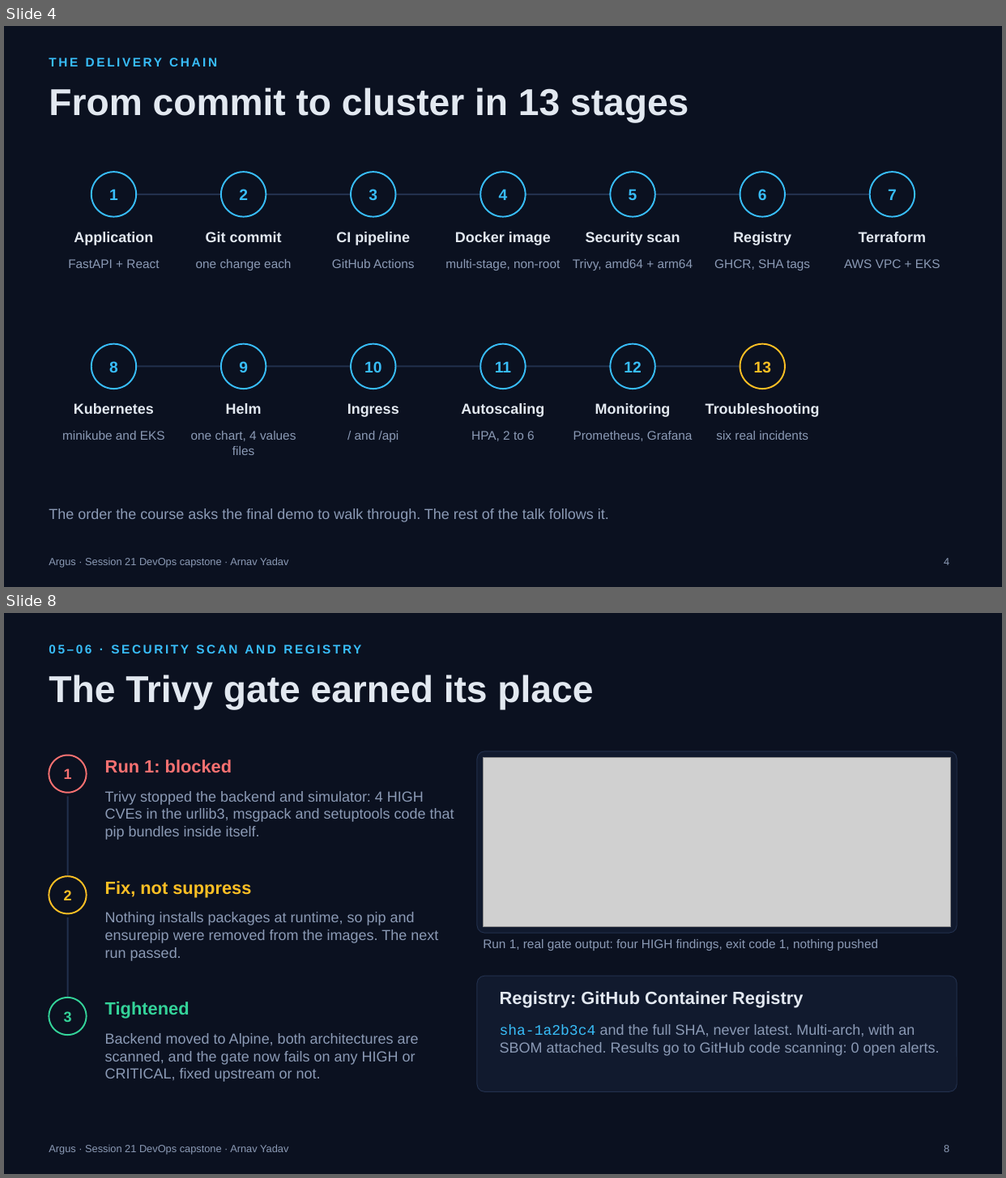
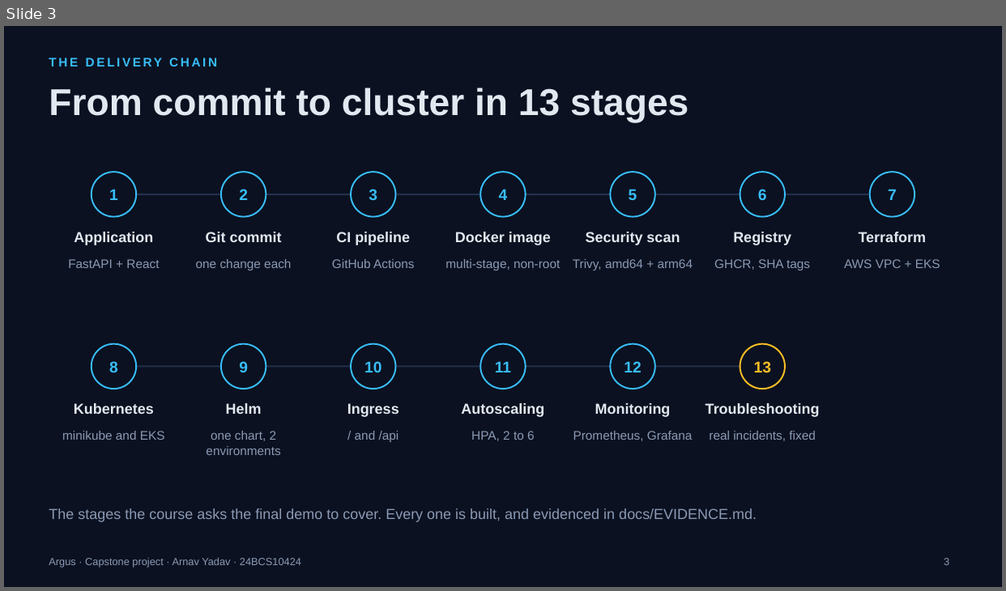
Before and after one commit to arnav-yadav/argus, a slide deck: docs/Argus-presentation.pptx. Shown one above the other, each under a label of ours: slides 4 and 8 before the commit, slide 3 after it; the slides between them are not shown. The pictures are 1006x1178 and 1006x591 pixels, drawn with LibreOffice and Linux fonts; fonts in the diff are those of the drawing; grey boxes stand for pictures. Boxes give left, top, right and bottom in pixels: in the first picture for what was removed or moved away, otherwise in the second. Text is boxed around its words. In the diff, an @@ line names an element or a change of style, - is before the commit and + after.

Commit message:
Cut the presentation to seven slides
Sixteen slides was more than a presentation slot allows. The deck now covers the same
delivery chain in seven: the app, the chain, build and ship, run, observe, and the live
demo. It names the project as a capstone with the author's roll number.

```diff
--- a/docs/Argus-presentation.pptx
+++ b/docs/Argus-presentation.pptx
@@ slide 8 removed at [4,613,1002,1174], background #0B1120; not listed: 1 template element that a slide beside it also shows @@
@@ text removed at [49,645,361,653] @@
-05–06 · SECURITY SCAN AND REGISTRY
@@ title removed at [49,675,593,710] @@
-The Trivy gate earned its place
@@ ellipse removed at [49,756,87,793] @@
@@ rounded rectangle removed at [477,752,957,934] @@
@@ picture removed at [484,757,951,927] @@
@@ text removed at [64,769,72,779] @@
-1
@@ text removed at [105,760,232,773] @@
-Run 1: blocked
@@ line removed from (68, 796) to (68, 876) @@
@@ text removed at [105,791,454,840] @@
-Trivy stopped the backend and simulator: 4 HIGH CVEs in the urllib3, msgpack and setuptools code that pip bundles inside itself.
@@ ellipse removed at [49,876,87,914] @@
@@ text removed at [64,890,72,901] @@
-2
@@ text removed at [105,881,251,897] @@
-Fix, not suppress
@@ line removed from (68, 918) to (68, 998) @@
@@ text removed at [105,912,438,961] @@
-Nothing installs packages at runtime, so pip and ensurepip were removed from the images. The next run passed.
@@ text removed at [483,939,878,951] @@
-Run 1, real gate output: four HIGH findings, exit code 1, nothing pushed
@@ rounded rectangle removed at [477,976,957,1093] @@
@@ ellipse removed at [49,998,87,1035] @@
@@ text removed at [500,991,803,1008] @@
-Registry: GitHub Container Registry
@@ text removed at [64,1012,72,1022] @@
-3
@@ text removed at [105,1002,189,1019] @@
-Tightened
@@ text removed at [500,1024,940,1056] @@
-sha-1a2b3c4 and the full SHA, never latest. Multi-arch, with an SBOM attached. Results go to GitHub code scanning: 0 open alerts.
@@ text removed at [105,1033,419,1082] @@
-Backend moved to Alpine, both architectures are scanned, and the gate now fails on any HIGH or CRITICAL, fixed upstream or not.
@@ page number removed at [944,1145,949,1152] @@
-8
@@ what was slide 4 is now slide 3 @@
@@ slide 3 changed as well @@
@@ text at [206,431,280,455]: text changed @@
-one chart, 4 values files
+one chart, 2 environments
@@ text at [709,431,815,442]: text changed @@
-six real incidents
+real incidents, fixed
@@ text at [49,509,756,523]: text changed @@
-The order the course asks the final demo to walk through. The rest of the talk follows it.
+The stages the course asks the final demo to cover. Every one is built, and evidenced in docs/EVIDENCE.md.
@@ text at [49,557,301,568]: text changed @@
-Argus · Session 21 DevOps capstone · Arnav Yadav
+Argus · Capstone project · Arnav Yadav · 24BCS10424
@@ page number at [944,558,949,565]: text changed @@
-4
+3
```
Also in this commit, not shown: 3 other slides changed, 3 slides added, 11 other slides removed, 2 other files.
